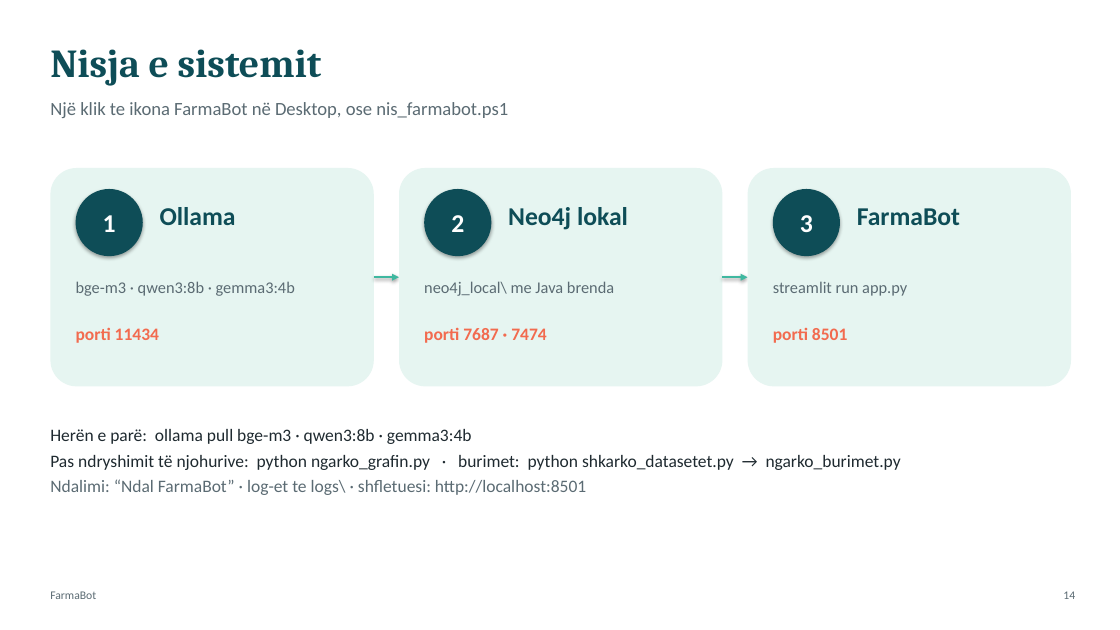
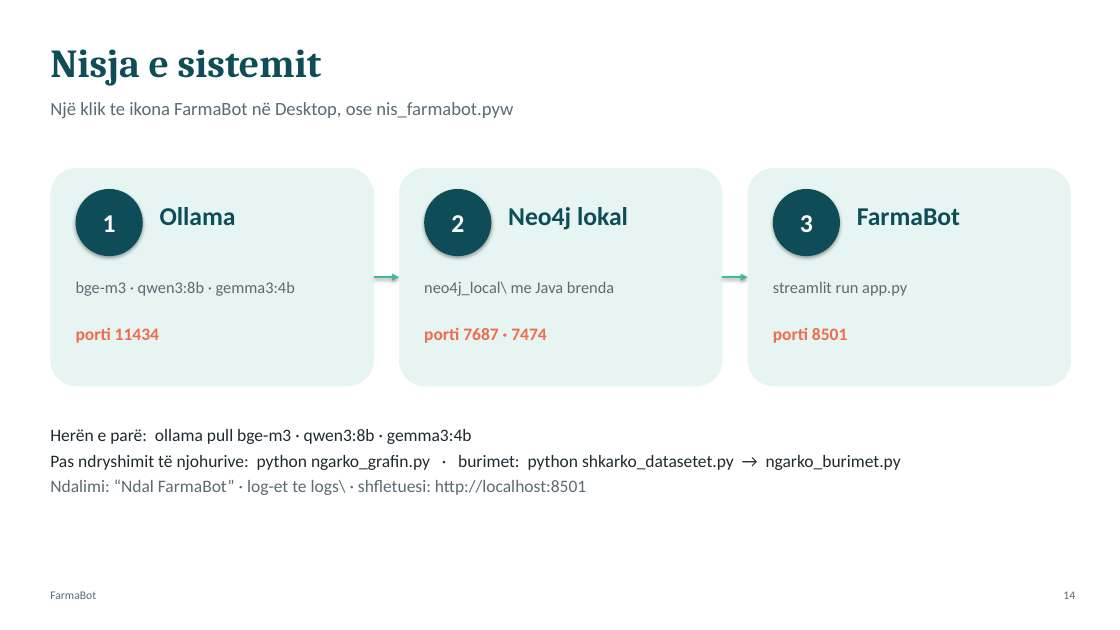
Before and after one commit to Klajdi12345/Chatbot_industry, a slide deck: slide 14 of dokumentimi/FarmaBot_Prezantimi.pptx. Drawn at 1120x630 pixels with LibreOffice and Linux fonts; fonts in the diff are those of the drawing. Boxes give left, top, right and bottom in pixels: in the first picture for what was removed or moved away, otherwise in the second. Text is boxed around its words. In the diff, an @@ line names an element or a change of style, - is before the commit and + after.

```diff
--- a/dokumentimi/FarmaBot_Prezantimi.pptx
+++ b/dokumentimi/FarmaBot_Prezantimi.pptx
@@ text at [50,102,513,118]: text changed @@
-Një klik te ikona FarmaBot në Desktop, ose nis_farmabot.ps1
+Një klik te ikona FarmaBot në Desktop, ose nis_farmabot.pyw
```
Also in this commit, not shown: 4 other slides changed, 50 other files.
